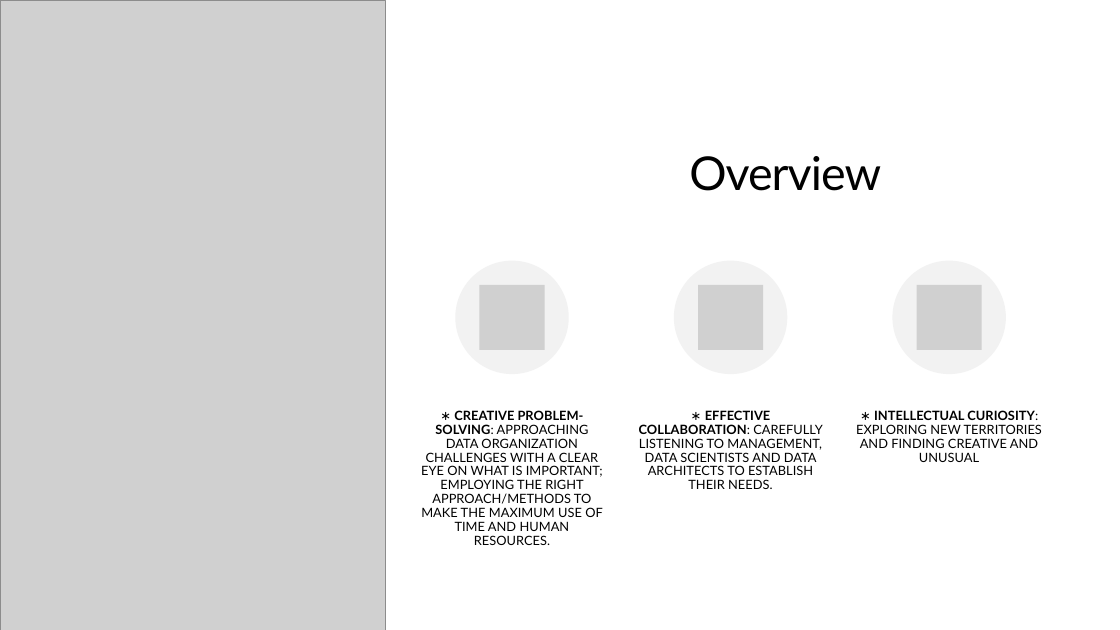
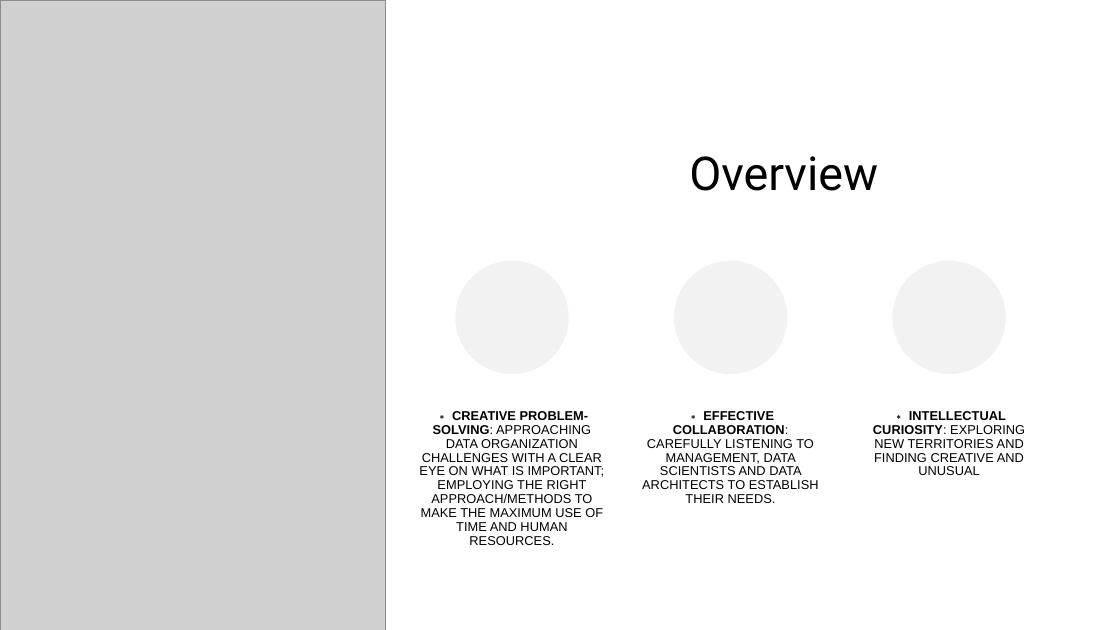
Before and after one commit to zhangyu027/UCI_Hadoop_Apache_Airflow, a slide deck: slide 9 of 02_Slides/M1_Hadoop.pptx. Drawn at 1120x630 pixels with LibreOffice and Linux fonts; fonts in the diff are those of the drawing; grey boxes stand for pictures. Boxes give left, top, right and bottom in pixels: in the first picture for what was removed or moved away, otherwise in the second. Text is boxed around its words. In the diff, an @@ line names an element or a change of style, - is before the commit and + after.

```diff
--- a/02_Slides/M1_Hadoop.pptx
+++ b/02_Slides/M1_Hadoop.pptx
@@ title "Overview" at (689, 156, 878, 191): font Lato to Roboto, letter spacing -0.8 to 0 pt @@
@@ picture removed at (480, 285, 545, 350) @@
@@ picture removed at (698, 285, 764, 350) @@
@@ picture removed at (917, 285, 982, 350) @@
@@ font Lato to Arial; less space between paragraphs in 3 elements at (419, 411, 605, 531), (642, 411, 819, 503), (873, 411, 1025, 475) @@
```
Also in this commit, not shown: 58 other slides changed, 9 other files.
